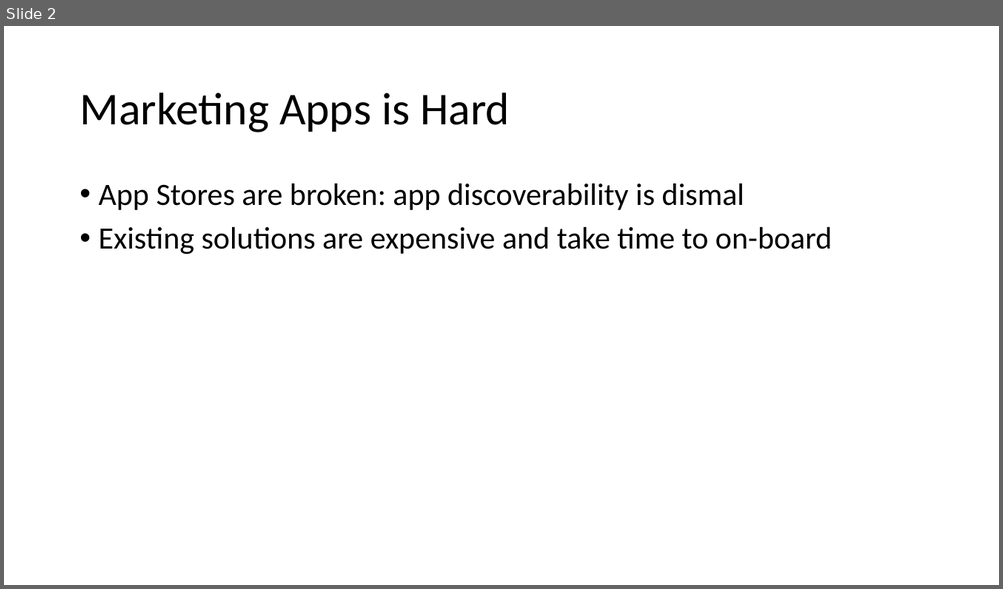
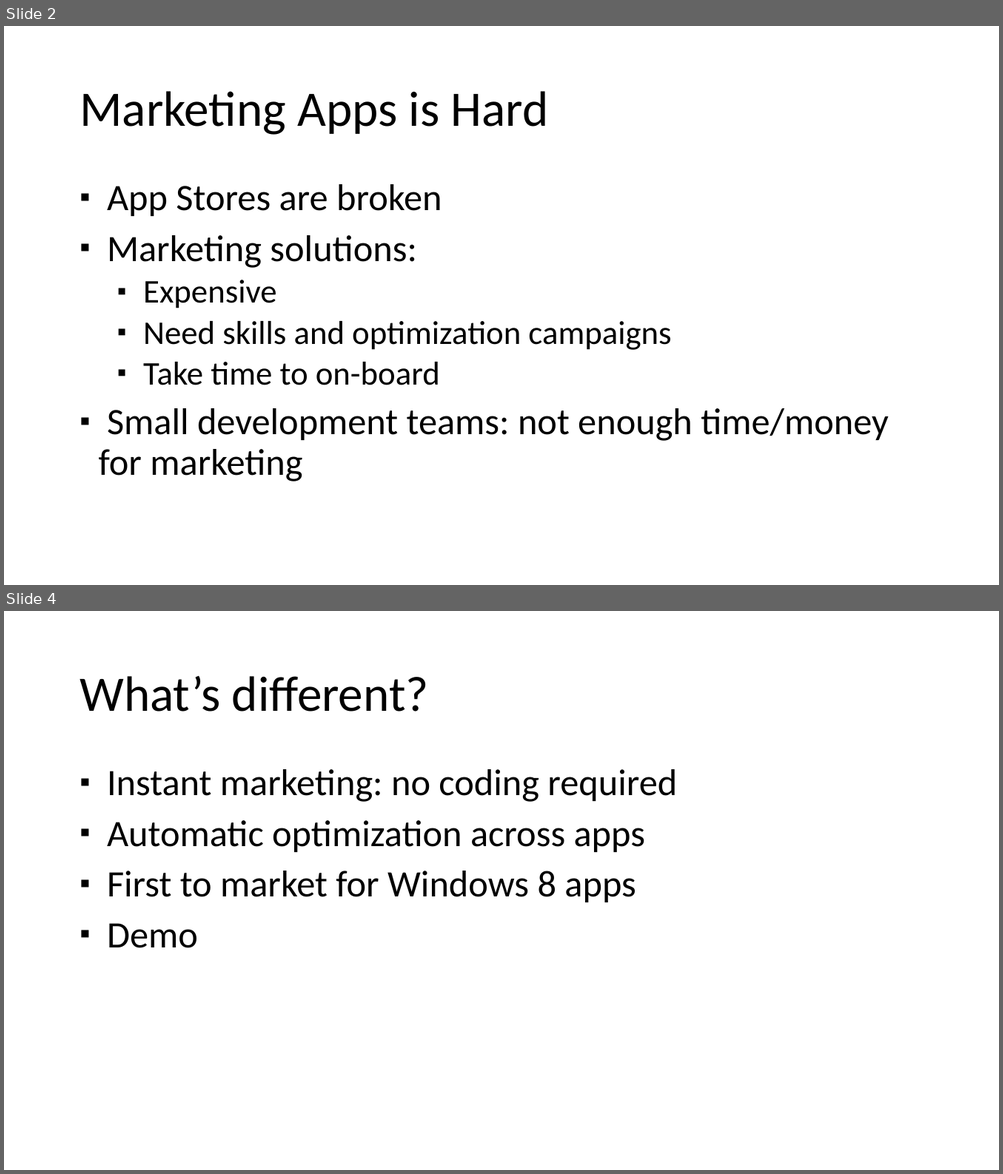
Before and after one commit to tarekayna/referengine, a slide deck: Documents/Investors/NWEN-FirstLook-2013-03.pptx. Shown one above the other, each under a label of ours: slide 2 before the commit, slides 2 and 4 after it; the slides between them are not shown. The pictures are 1003x589 and 1003x1174 pixels, drawn with LibreOffice and Linux fonts; fonts in the diff are those of the drawing. Boxes give left, top, right and bottom in pixels: in the first picture for what was removed or moved away, otherwise in the second. Text is boxed around its words. In the diff, an @@ line names an element or a change of style, - is before the commit and + after.

Commit message:
FirstLook ppt

```diff
--- a/Documents/Investors/NWEN-FirstLook-2013-03.pptx
+++ b/Documents/Investors/NWEN-FirstLook-2013-03.pptx
@@ slide 4 added at [4,611,999,1170], background #FFFFFF @@
@@ title added at [79,676,429,712], 48 pt, text #000000 @@
+What’s different?
@@ text added at [107,769,677,948], 36 pt, text #000000 @@
+▪ Instant marketing: no coding required
+▪ Automatic optimization across apps
+▪ First to market for Windows 8 apps
+▪ Demo
@@ slide 2 changed as well @@
@@ title "Marketing Apps is Hard" at [79,91,549,135]: size 44 to 48 pt @@
@@ text at [99,184,888,482]: text changed; size 30 to 36 pt @@
-• App Stores are broken: app discoverability is dismal
-• Existing solutions are expensive and take time to on-board
+▪ App Stores are broken
+▪ Marketing solutions:
+  ▪ Expensive
+  ▪ Need skills and optimization campaigns
+  ▪ Take time to on-board
+▪ Small development teams: not enough time/money for marketing
```
Also in this commit, not shown: 7 other slides changed, 1 other slide added, 3 slides removed.
